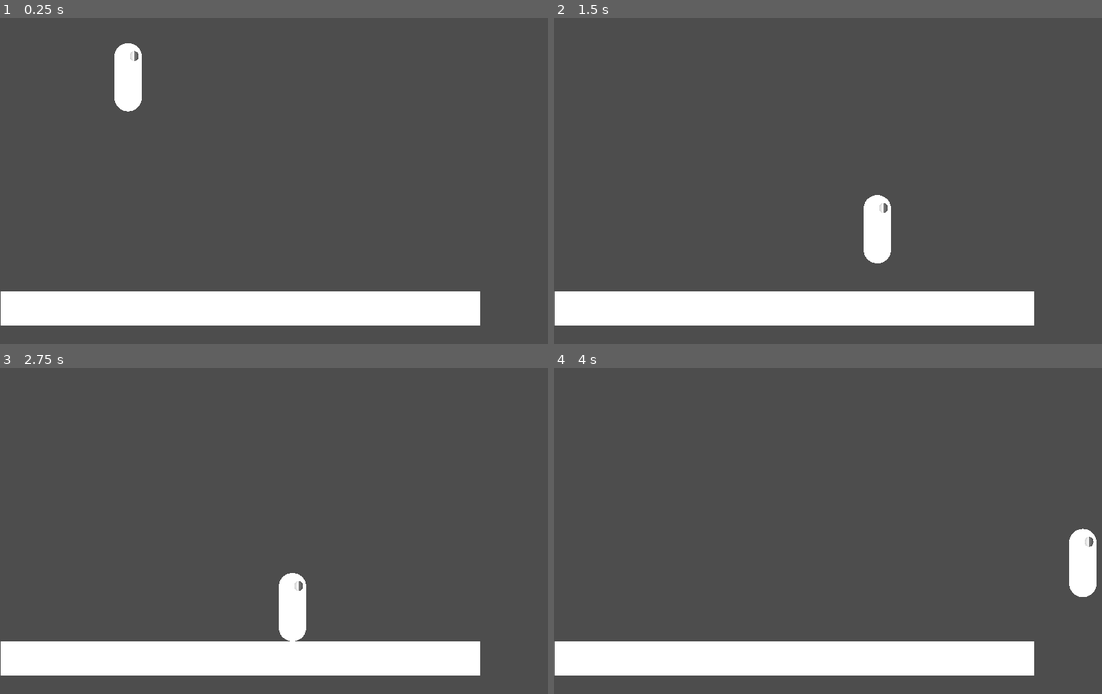
Above: before the commit, frames 1-4 (two rows, left to right).
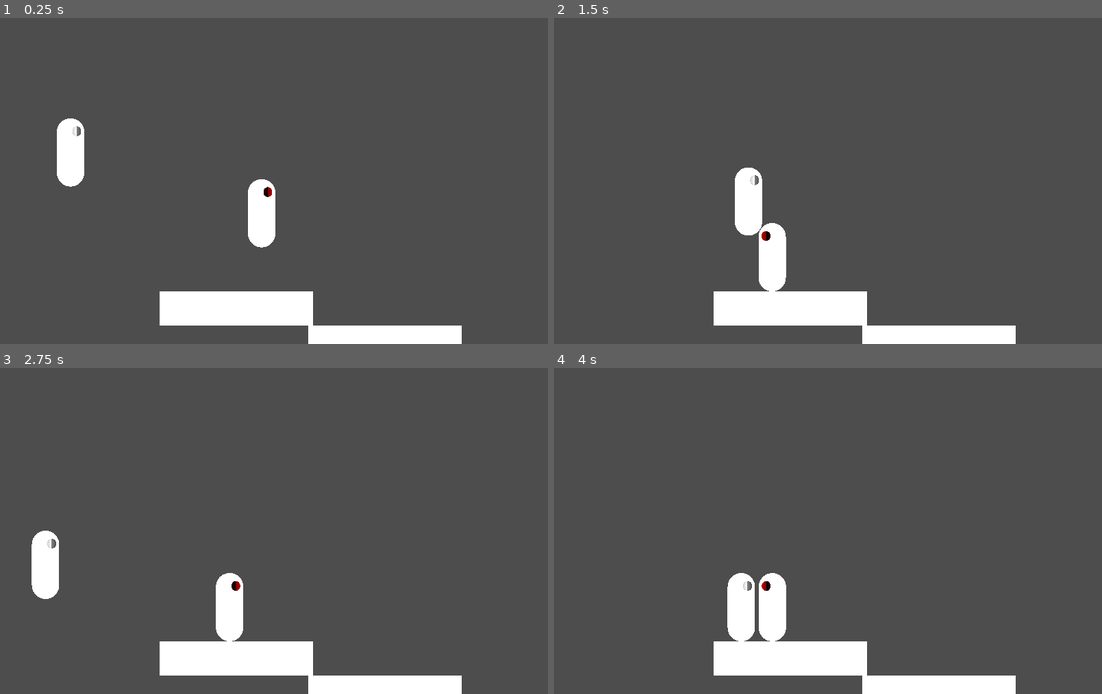
Above: after the commit, the same moments.

Repository: MasterKitten/Godot-4-Game-Creation
Game: Godot game, scene res://Scenes/platformer_main_scene.tscn
Two runs of this game, one before a commit and one after it. Both use one fixed random seed, a clock stepped at 60 frames per second and the inputs below. The project has no main scene, so this scene is started directly.
Inputs:
- Up to frame 1 (0.25 s): no input
- Up to frame 2 (1.5 s): hold Right (Right) from 0.53 s (still down); tap Space (Jump) at 0.6, 0.77, 1.07, 1.35 s
- Up to frame 3 (2.75 s): tap Space (Jump) at 1.52, 1.82, 2.1 s; release Right (Right) at 2.03 s; hold A (Left) from 2.03 s (still down)
- Up to frame 4 (4 s): release A (Left) at 2.78 s; hold Right (Right) from 2.78 s (still down); tap Space (Jump) at 2.85, 3.02, 3.32, 3.6, 3.77 s

The runs differ from the first frame. In frame 1, 11% of the frame differs, in the area x 0-88%, y 7-100%; in frame 2, 11%; in frame 3, 11%; in frame 4, 11%.

Commit message:
AI can now move in 2d platformer

Diff:
--- /dev/null
+++ b/2D Platformer/Scenes/enemy.tscn
@@ -0,0 +1,64 @@
+[gd_scene load_steps=8 format=3 uid="uid://bqwlkuo8p11wd"]
+
+[ext_resource type="Script" path="res://Scripts/Enemy.gd" id="1_dhflr"]
+
+[sub_resource type="CapsuleMesh" id="CapsuleMesh_jju50"]
+radius = 20.0
+height = 100.0
+
+[sub_resource type="SphereMesh" id="SphereMesh_0cuqy"]
+radius = 12.0
+height = 25.0
+
+[sub_resource type="Gradient" id="Gradient_6tewg"]
+colors = PackedColorArray(1, 0, 0, 1, 0, 0, 0, 1)
+
+[sub_resource type="GradientTexture1D" id="GradientTexture1D_bt0be"]
+gradient = SubResource("Gradient_6tewg")
+
+[sub_resource type="CapsuleShape2D" id="CapsuleShape2D_qbhrk"]
+radius = 21.0
+height = 100.0
+
+[sub_resource type="RectangleShape2D" id="RectangleShape2D_8soi0"]
+
+[node name="Enemy" type="CharacterBody2D"]
+collision_layer = 5
+collision_mask = 5
+floor_stop_on_slope = false
+script = ExtResource("1_dhflr")
+Speed = 200.0
+Jump = 300.0
+
+[node name="Body" type="Node2D" parent="."]
+
+[node name="Body" type="MeshInstance2D" parent="Body"]
+mesh = SubResource("CapsuleMesh_jju50")
+
+[node name="Eye" type="MeshInstance2D" parent="Body"]
+position = Vector2(9, -31)
+scale = Vector2(0.541714, 0.58)
+mesh = SubResource("SphereMesh_0cuqy")
+texture = SubResource("GradientTexture1D_bt0be")
+
+[node name="BodyCollider" type="CollisionShape2D" parent="."]
+shape = SubResource("CapsuleShape2D_qbhrk")
+
+[node name="Right Sensor" type="Area2D" parent="."]
+position = Vector2(6, 15)
+disable_mode = 2
+
+[node name="CollisionShape2D" type="CollisionShape2D" parent="Right Sensor"]
+position = Vector2(32, 47)
+shape = SubResource("RectangleShape2D_8soi0")
+
+[node name="Left Sensor" type="Area2D" parent="."]
+position = Vector2(-69, 16)
+disable_mode = 2
+
+[node name="CollisionShape2D" type="CollisionShape2D" parent="Left Sensor"]
+position = Vector2(32, 47)
+shape = SubResource("RectangleShape2D_8soi0")
+
+[connection signal="body_exited" from="Right Sensor" to="." method="_on_right_sensor_body_exited"]
+[connection signal="body_exited" from="Left Sensor" to="." method="_on_left_sensor_body_exited"]
--- a/2D Platformer/Scenes/platformer_main_scene.tscn
+++ b/2D Platformer/Scenes/platformer_main_scene.tscn
@@ -1,6 +1,7 @@
-[gd_scene load_steps=4 format=3 uid="uid://u450qs44ujqy"]
+[gd_scene load_steps=5 format=3 uid="uid://u450qs44ujqy"]
 
 [ext_resource type="PackedScene" uid="uid://di48m6c3e0g4o" path="res://Scenes/player.tscn" id="1_qxh2q"]
+[ext_resource type="PackedScene" uid="uid://bqwlkuo8p11wd" path="res://Scenes/enemy.tscn" id="2_1gmsu"]
 
 [sub_resource type="BoxMesh" id="BoxMesh_wfer2"]
 size = Vector3(700, 50, 50)
@@ -11,10 +12,14 @@
 [node name="Platformer Main Scene" type="Node2D"]
 
 [node name="Player" parent="." instance=ExtResource("1_qxh2q")]
-position = Vector2(187, 377)
+position = Vector2(103, 487)
+
+[node name="Enemy" parent="." instance=ExtResource("2_1gmsu")]
+position = Vector2(382, 576)
 
 [node name="Platform" type="StaticBody2D" parent="."]
 position = Vector2(342, 402)
+scale = Vector2(0.32, 1)
 
 [node name="MeshInstance2D" type="MeshInstance2D" parent="Platform"]
 position = Vector2(9, 346)
@@ -23,3 +28,27 @@
 [node name="CollisionShape2D" type="CollisionShape2D" parent="Platform"]
 position = Vector2(8.5, 346)
 shape = SubResource("RectangleShape2D_fwnbp")
+
+[node name="Platform2" type="StaticBody2D" parent="."]
+position = Vector2(559, 452)
+scale = Vector2(0.32, 1)
+
+[node name="MeshInstance2D" type="MeshInstance2D" parent="Platform2"]
+position = Vector2(9, 346)
+mesh = SubResource("BoxMesh_wfer2")
+
+[node name="CollisionShape2D" type="CollisionShape2D" parent="Platform2"]
+position = Vector2(8.5, 346)
+shape = SubResource("RectangleShape2D_fwnbp")
+
+[node name="Platform3" type="StaticBody2D" parent="."]
+position = Vector2(105, 481)
+scale = Vector2(0.32, 1)
+
+[node name="MeshInstance2D" type="MeshInstance2D" parent="Platform3"]
+position = Vector2(9, 346)
+mesh = SubResource("BoxMesh_wfer2")
+
+[node name="CollisionShape2D" type="CollisionShape2D" parent="Platform3"]
+position = Vector2(8.5, 346)
+shape = SubResource("RectangleShape2D_fwnbp")
--- a/2D Platformer/Scenes/player.tscn
+++ b/2D Platformer/Scenes/player.tscn
@@ -14,18 +14,20 @@
 radius = 12.0
 height = 25.0
 
-[sub_resource type="Gradient" id="Gradient_6tewg"]
+[sub_resource type="Gradient" id="Gradient_xa5df"]
 
 [sub_resource type="GradientTexture1D" id="GradientTexture1D_dk3ck"]
-gradient = SubResource("Gradient_6tewg")
+gradient = SubResource("Gradient_xa5df")
 
 [node name="Player" type="CharacterBody2D"]
+collision_layer = 3
+collision_mask = 3
 script = ExtResource("1_mrb2h")
 
 [node name="Body" type="MeshInstance2D" parent="."]
 mesh = SubResource("CapsuleMesh_r7sv0")
 
-[node name="CollisionShape2D" type="CollisionShape2D" parent="."]
+[node name="BodyCollider" type="CollisionShape2D" parent="."]
 shape = SubResource("CapsuleShape2D_paagd")
 
 [node name="Eye" type="MeshInstance2D" parent="."]
--- /dev/null
+++ b/2D Platformer/Scripts/Enemy.gd
@@ -0,0 +1,41 @@
+extends CharacterBody2D
+
+@export var PlatformStupid = false
+
+@export var Speed = 300.0
+
+@export var Jump = 400.0
+@export var CanJump = false
+
+var AbleToMove = false
+var direction = 1
+
+# Get the gravity from the project settings to be synced with RigidBody nodes.
+var gravity = ProjectSettings.get_setting("physics/2d/default_gravity")
+
+func _physics_process(delta):
+	# Add the gravity.
+	if !is_on_floor():
+		velocity.y += gravity * delta
+	else:
+		AbleToMove = true
+
+	# Handles Jump
+	if is_on_wall() and is_on_floor() && CanJump:
+		velocity.y = -Jump
+
+	# AI movement
+	if AbleToMove:
+		velocity.x = direction * Speed
+
+	move_and_slide()
+
+# Switch direction if there is no more platform. Made this way so it doesn't brick itself!
+func _on_right_sensor_body_exited(_body):
+	if !PlatformStupid:
+		direction = -1
+		get_node("Body").set("scale", Vector2(direction, self.scale.y))
+func _on_left_sensor_body_exited(_body):
+	if !PlatformStupid:
+		direction = 1
+		get_node("Body").set("scale", Vector2(direction, self.scale.y))
--- a/2D Platformer/Scripts/Player.gd
+++ b/2D Platformer/Scripts/Player.gd
@@ -10,7 +10,7 @@
 
 func _physics_process(delta):
 	# Add the gravity.
-	if not is_on_floor():
+	if !is_on_floor():
 		velocity.y += gravity * delta
 
 	# Handle Jump.
